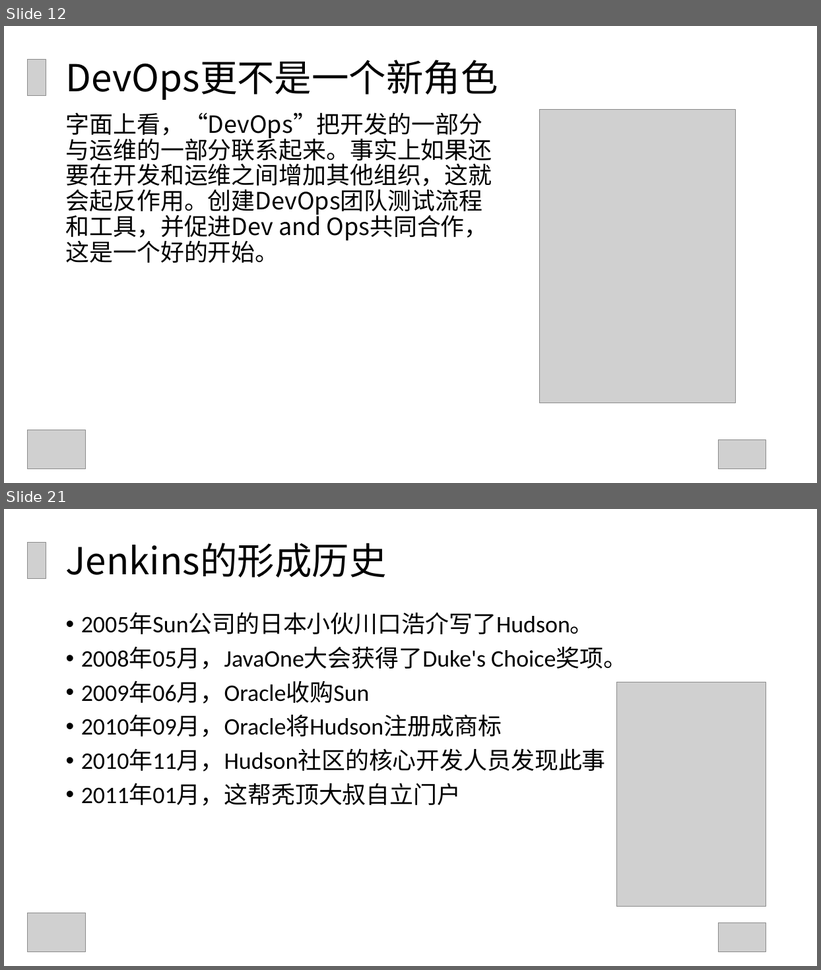
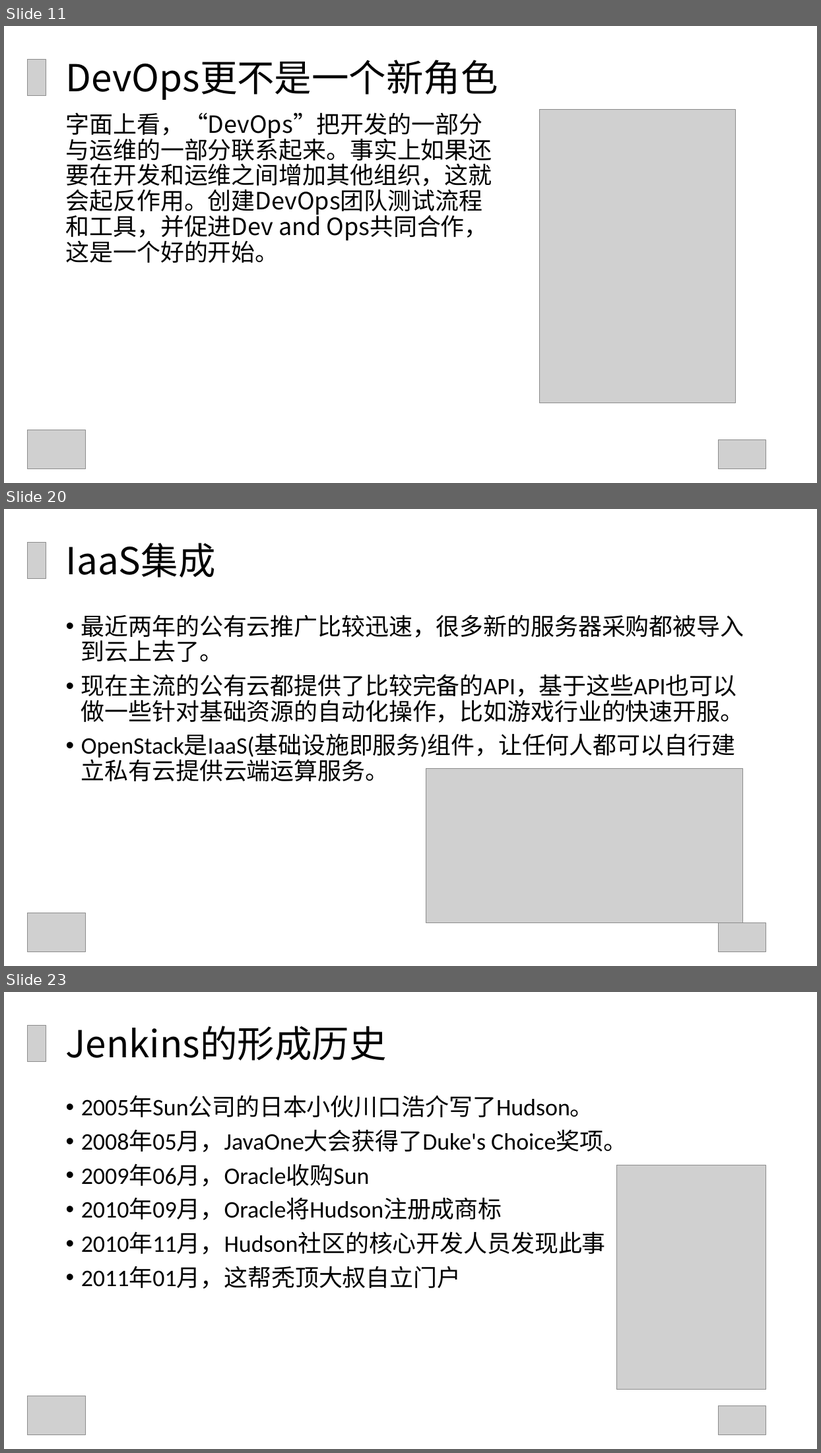
Before and after one commit to GuoxinL/devops-ppt, a slide deck: Jenkins的应用与分享.ppt. Shown one above the other, each under a label of ours: slides 12 and 21 before the commit, slides 11, 20 and 23 after it; the slides between them are not shown. The pictures are 821x970 and 821x1453 pixels, drawn with LibreOffice and Linux fonts; fonts in the diff are those of the drawing; grey boxes stand for pictures. Boxes give left, top, right and bottom in pixels: in the first picture for what was removed or moved away, otherwise in the second. Text is boxed around its words. In the diff, an @@ line names an element or a change of style, - is before the commit and + after.

```diff
--- a/Jenkins的应用与分享.ppt
+++ b/Jenkins的应用与分享.ppt
@@ slide 20 added at (x1=4, y1=509, x2=817, y2=966), background #FFFFFF @@
@@ picture added at (x1=27, y1=543, x2=46, y2=578) @@
@@ text added at (x1=66, y1=543, x2=216, y2=578), 44 pt, text #000000 @@
+IaaS集成
@@ text added at (x1=81, y1=615, x2=745, y2=782), 28 pt, text #000000 @@
+• 最近两年的公有云推广比较迅速，很多新的服务器采购都被导入到云上去了。
+• 现在主流的公有云都提供了比较完备的API，基于这些API也可以做一些针对基础资源的自动化操作，比如游戏行业的快速开服。
+• OpenStack是IaaS(基础设施即服务)组件，让任何人都可以自行建立私有云提供云端运算服务。
@@ picture added at (x1=426, y1=768, x2=743, y2=923) @@
@@ picture added at (x1=27, y1=913, x2=86, y2=952) @@
@@ picture added at (x1=718, y1=923, x2=766, y2=952) @@
@@ what was slide 12 is now slide 11 @@
@@ what was slide 21 is now slide 23 @@
```
Also in this commit, not shown: 10 slides changed, 12 other slides added, 7 slides removed, 4 other files.
